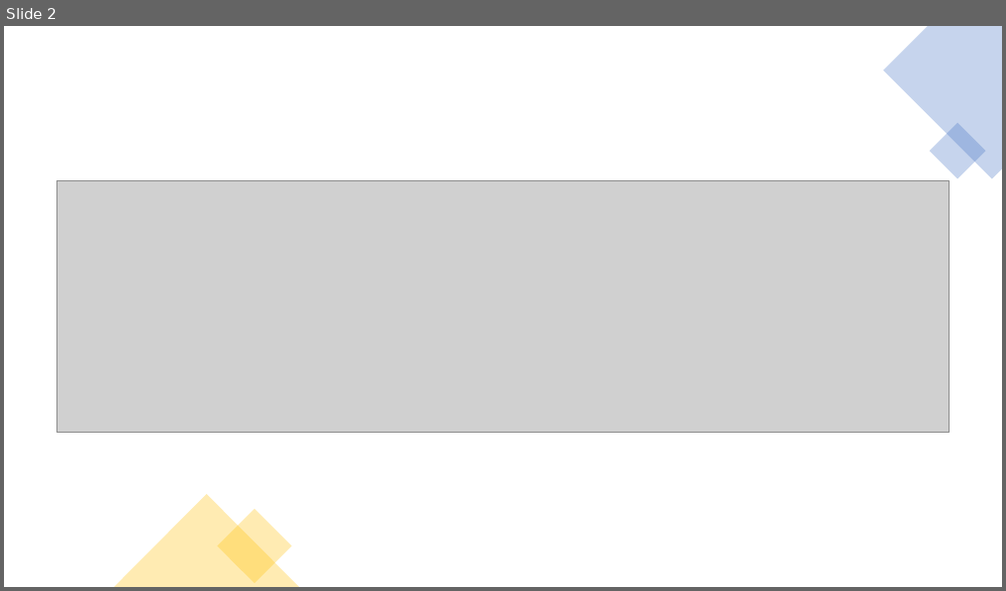
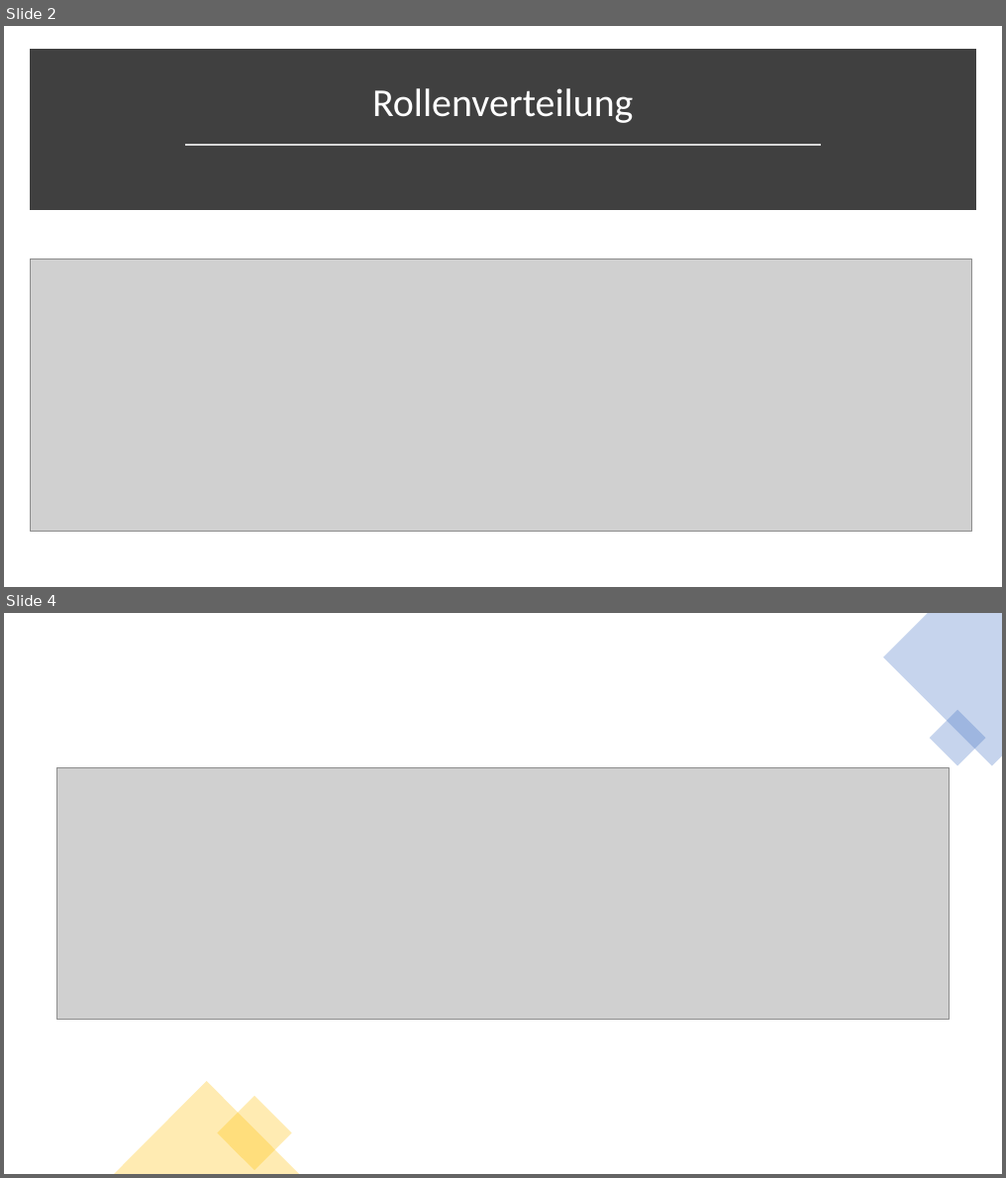
Before and after one commit to JDev2001/JavaCompiler_TINF2020, a slide deck: Präsentation.pptx. Shown one above the other, each under a label of ours: slide 2 before the commit, slides 2 and 4 after it; the slides between them are not shown. The pictures are 1006x591 and 1006x1178 pixels, drawn with LibreOffice and Linux fonts; fonts in the diff are those of the drawing; grey boxes stand for pictures. Boxes give left, top, right and bottom in pixels: in the first picture for what was removed or moved away, otherwise in the second. Text is boxed around its words. In the diff, an @@ line names an element or a change of style, - is before the commit and + after.

```diff
--- a/Präsentation.pptx
+++ b/Präsentation.pptx
@@ slide 2 added at <box>4,26,1002,587</box>, background #FFFFFF @@
@@ rectangle added at <box>35,55,971,205</box>, fill #404040, outline #404040 10 pt @@
@@ ellipse added at <box>48,65,959,141</box>, 38 pt, text #FFFFFF @@
+Rollenverteilung
@@ line added from (185, 144) to (822, 144), #D9D9D9 1.75 pt @@
@@ picture added at <box>30,259,971,532</box> @@
@@ what was slide 2 is now slide 4 @@
```
Also in this commit, not shown: 1 slide changed, 2 other slides added, 2 slides removed.
